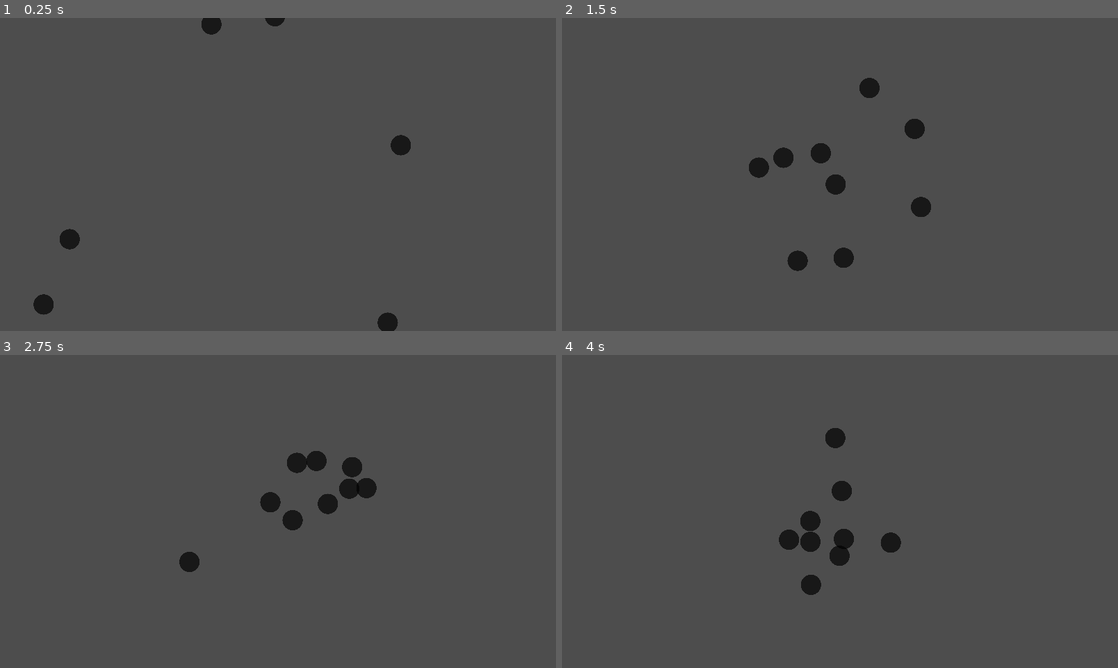
Above: before the commit, frames 1-4 (two rows, left to right).
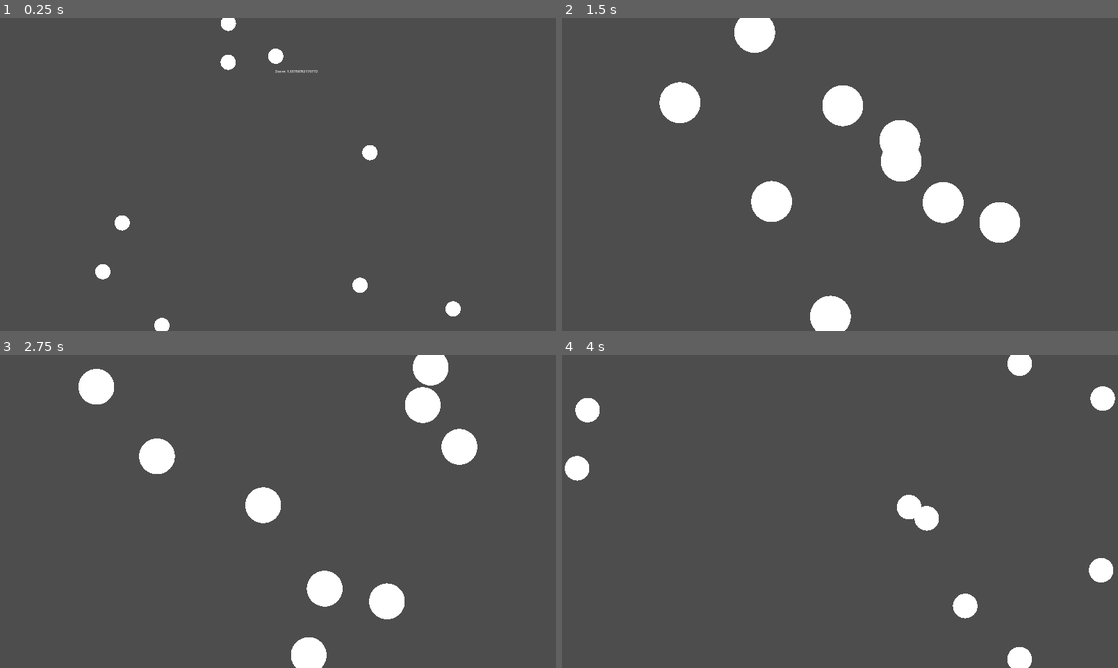
Above: after the commit, the same moments.

Repository: hackerzilla/OrbitingBodies
Game: Godot game, scene res://simulation.tscn
The game is run twice, just before and just after one commit, with the same random seed, the same clock (stepped at 60 frames per second) and the same inputs.
Inputs:
- Up to frame 1 (0.25 s): no input
- Up to frame 2 (1.5 s): tap Space (ui_select) at 0.6, 0.77, 1.07, 1.35 s
- Up to frame 3 (2.75 s): tap Space (ui_select) at 1.52, 1.82, 2.1 s
- Up to frame 4 (4 s): tap Space (ui_select) at 2.85, 3.02, 3.32, 3.6, 3.77 s

The runs differ from the first frame. In frame 1, 1.9% of the frame differs, in the area x 6-83%, y 0-100%; in frame 2, 7.9%, in the area x 17-83%, y 0-100%; in frame 3, 6.6%; in frame 4, 4.0%.

Commit message:
Made some changes.

Diff:
--- /dev/null
+++ b/InputManager.gd
@@ -0,0 +1,18 @@
+extends Node
+
+
+# Called when the node enters the scene tree for the first time.
+func _ready():
+	pass # Replace with function body.
+
+
+# Called every frame. 'delta' is the elapsed time since the previous frame.
+func _process(delta):
+	if Input.is_action_pressed("ui_cancel"):
+	# Quit the game
+	# Notify all nodes that the application is closing
+		get_tree().root.propagate_notification(NOTIFICATION_WM_CLOSE_REQUEST)
+	# Close the application
+		get_tree().quit()
+	if Input.is_action_just_pressed("ui_select"):
+		get_tree().paused = not get_tree().paused
--- /dev/null
+++ b/body.gdshader
@@ -0,0 +1,17 @@
+shader_type canvas_item;
+
+void vertex() {
+	// Called for every vertex the material is visible on.
+}
+
+void fragment() {
+	// Called for every pixel the material is visible on.
+	if (COLOR.a > 0.0) {
+		COLOR = vec4(1.0,1.0,1.0,1.0);
+	}
+}
+
+//void light() {
+	// Called for every pixel for every light affecting the CanvasItem.
+	// Uncomment to replace the default light processing function with this one.
+//}
--- a/body.tscn
+++ b/body.tscn
@@ -1,6 +1,7 @@
-[gd_scene load_steps=5 format=3 uid="uid://k7wj10vckyhe"]
+[gd_scene load_steps=7 format=3 uid="uid://k7wj10vckyhe"]
 
 [ext_resource type="Script" path="res://body.gd" id="1_r6hva"]
+[ext_resource type="Shader" path="res://body.gdshader" id="2_8mmpe"]
 [ext_resource type="Texture2D" uid="uid://dkg524pn6y44o" path="res://black_circle.png" id="2_pctfn"]
 
 [sub_resource type="PhysicsMaterial" id="PhysicsMaterial_saqcr"]
@@ -8,7 +9,10 @@
 bounce = 1.0
 
 [sub_resource type="CircleShape2D" id="CircleShape2D_bqens"]
-radius = 35.0143
+radius = 1.0
+
+[sub_resource type="ShaderMaterial" id="ShaderMaterial_ase41"]
+shader = ExtResource("2_8mmpe")
 
 [node name="Body" type="RigidBody2D"]
 scale = Vector2(0.281377, 0.281377)
@@ -23,5 +27,6 @@
 disabled = true
 
 [node name="Sprite2D" type="Sprite2D" parent="."]
+material = SubResource("ShaderMaterial_ase41")
 scale = Vector2(0.208551, 0.208551)
 texture = ExtResource("2_pctfn")
--- a/camera.gd
+++ b/camera.gd
@@ -1,22 +1,17 @@
 extends Camera2D
 
 # Array of objects to keep in view
-var objects_to_track = []
+var bodies = []
 
 # Set the margin to provide some space around the objects
 var margin = 50.0
+var zoom_text
+var scaler = 0.3
 
 func _ready():
 	make_current()
-	objects_to_track = get_parent().get_node("Bodies").get_children()
-
-# Add objects to track
-func add_object_to_track(object):
-	objects_to_track.append(object)
-
-# Remove objects from tracking
-func remove_object_to_track(object):
-	objects_to_track.erase(object)
+	bodies = get_parent().get_node("Bodies").get_children()
+	zoom_text = get_node("Zoom")
 
 func _process(delta):
 	var min_x = INF
@@ -25,8 +20,8 @@
 	var max_y = -INF
 
 	# Find the bounding box of all tracked objects
-	for object in objects_to_track:
-		var pos = object.global_position
+	for body in bodies:
+		var pos = body.global_position
 		if pos.x < min_x:
 			min_x = pos.x
 		if pos.x > max_x:
@@ -49,5 +44,12 @@
 	var screen_size = get_viewport_rect().size
 	var zoom_x = (width + margin) / screen_size.x
 	var zoom_y = (height + margin) / screen_size.y
-	var zoom = max(zoom_x, zoom_y)
-	zoom = Vector2(zoom, zoom)  # Ensure zoom is not less than 1 (original size)
+	var zoom_max = max(zoom_x, zoom_y)
+	var zoom_max_inv = 1 / zoom_max
+	zoom = Vector2(zoom_max_inv, zoom_max_inv)  # Ensure zoom is not less than 1 (original size)
+
+	#for body in bodies:
+		#var sprite = body.get_node("Sprite2D")
+		#sprite.scale = Vector2(zoom_max, zoom_max) * scaler
+
+	zoom_text.text = "Zoom: " + String.num(zoom_max)
--- a/simulation.gd
+++ b/simulation.gd
@@ -9,7 +9,6 @@
 # explosion can be coded as a force divided by the distance squared to the center
 var explosion_force = 300880
 var explosion_frequency = 10.0
-
 var bodies
 var G_const = 1000
 var max_dist: float
@@ -36,7 +35,7 @@
 		var direction = camera.global_position.direction_to(body.global_position)
 		body.apply_central_impulse(direction * explosion_force)
 
-func _process(delta):
+func _physics_process(delta):
 	# Find the max distance to rescale the viewport acordingly.
 	max_dist = 0.0
 	for body in bodies:
@@ -53,7 +52,6 @@
 	var scale = max(horiz, vert)
 	#get_tree().get_root().content_scale_size
 
-func _physics_process(delta):
 	for body_a in bodies:
 		for body_b in bodies:
 			if body_a != body_b:
--- a/simulation.tscn
+++ b/simulation.tscn
@@ -1,15 +1,22 @@
-[gd_scene load_steps=4 format=3 uid="uid://bp4own46hamid"]
+[gd_scene load_steps=5 format=3 uid="uid://bp4own46hamid"]
 
 [ext_resource type="Script" path="res://simulation.gd" id="1_h4sb6"]
 [ext_resource type="PackedScene" uid="uid://k7wj10vckyhe" path="res://body.tscn" id="1_ij74s"]
 [ext_resource type="Script" path="res://camera.gd" id="3_kvvoq"]
+[ext_resource type="Script" path="res://InputManager.gd" id="4_nia0s"]
 
 [node name="World" type="Node2D"]
 script = ExtResource("1_h4sb6")
-collisions_enabled = true
 
-[node name="Camera2D" type="Camera2D" parent="."]
+[node name="Camera" type="Camera2D" parent="."]
 script = ExtResource("3_kvvoq")
+
+[node name="Zoom" type="Label" parent="Camera"]
+offset_left = -13.0
+offset_top = -489.0
+offset_right = 36.0
+offset_bottom = -466.0
+text = "Zoom:"
 
 [node name="Bodies" type="Node2D" parent="."]
 
@@ -42,3 +49,7 @@
 
 [node name="Timer" type="Timer" parent="."]
 autostart = true
+
+[node name="Input Manager" type="Node" parent="."]
+process_mode = 3
+script = ExtResource("4_nia0s")
